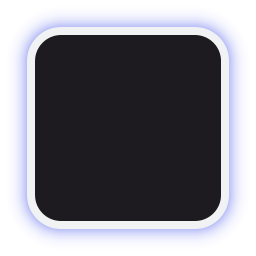
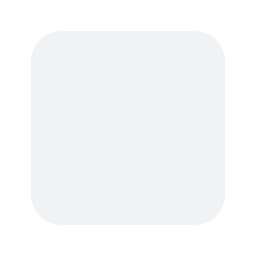
Layered file, before and after one edit (256x256). Changes by layer:
hid "Stroke" over box(27, 27, 229, 229)
